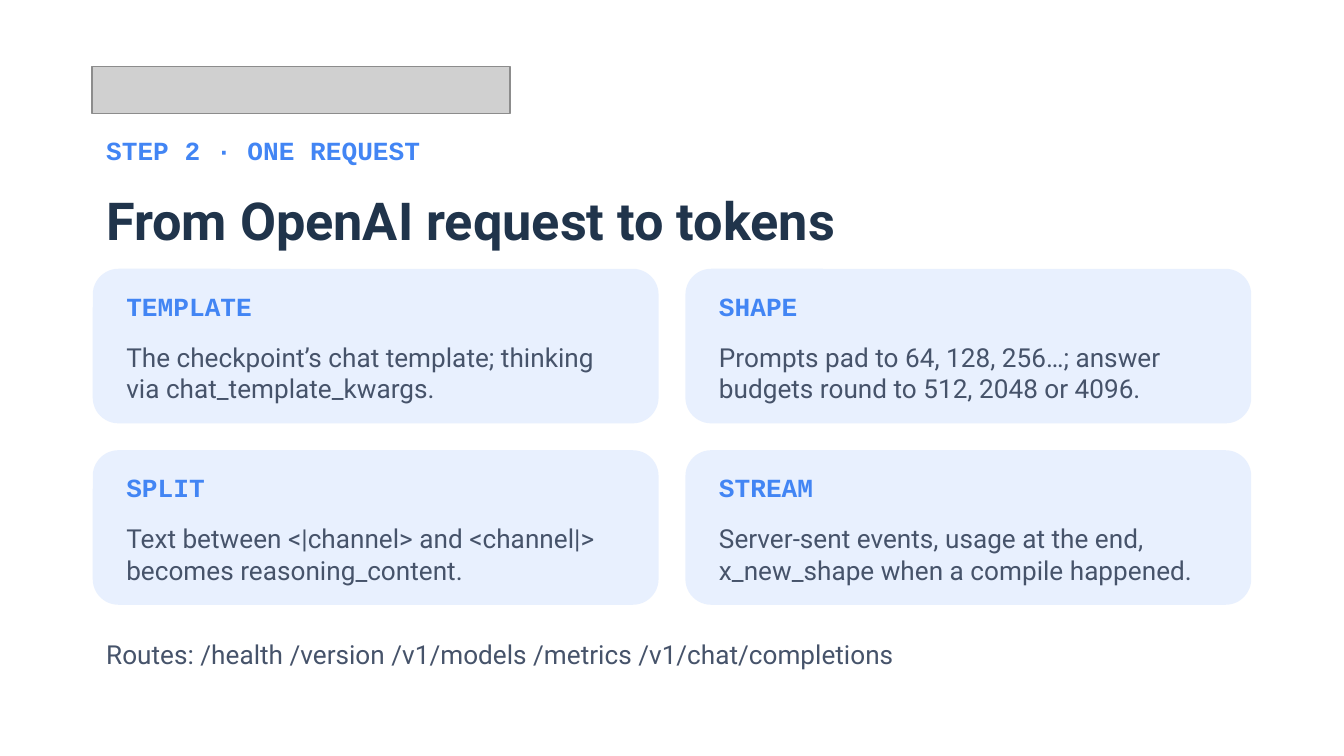
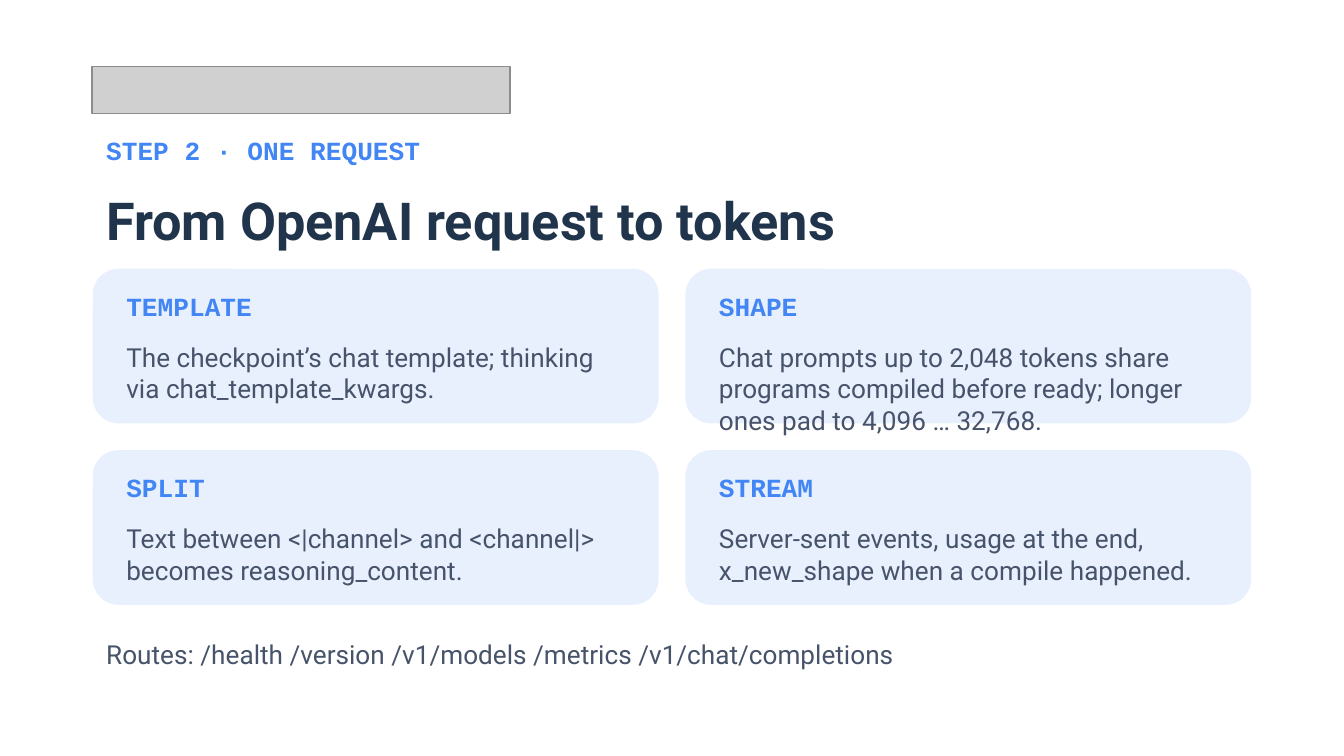
Before and after one commit to xbill9/colab, a slide deck: slide 7 of docs/deck/gemma4-colab-tpu-gde.pptx. Drawn at 1344x756 pixels with LibreOffice and Linux fonts; fonts in the diff are those of the drawing; grey boxes stand for pictures. Boxes give left, top, right and bottom in pixels: in the first picture for what was removed or moved away, otherwise in the second. Text is boxed around its words. In the diff, an @@ line names an element or a change of style, - is before the commit and + after.

```diff
--- a/docs/deck/gemma4-colab-tpu-gde.pptx
+++ b/docs/deck/gemma4-colab-tpu-gde.pptx
@@ text at (719,347,1182,436): text changed @@
-Prompts pad to 64, 128, 256…; answer budgets round to 512, 2048 or 4096.
+Chat prompts up to 2,048 tokens share programs compiled before ready; longer ones pad to 4,096 … 32,768.
```
Also in this commit, not shown: 10 other slides changed, 1 slide added, 1 other file.
